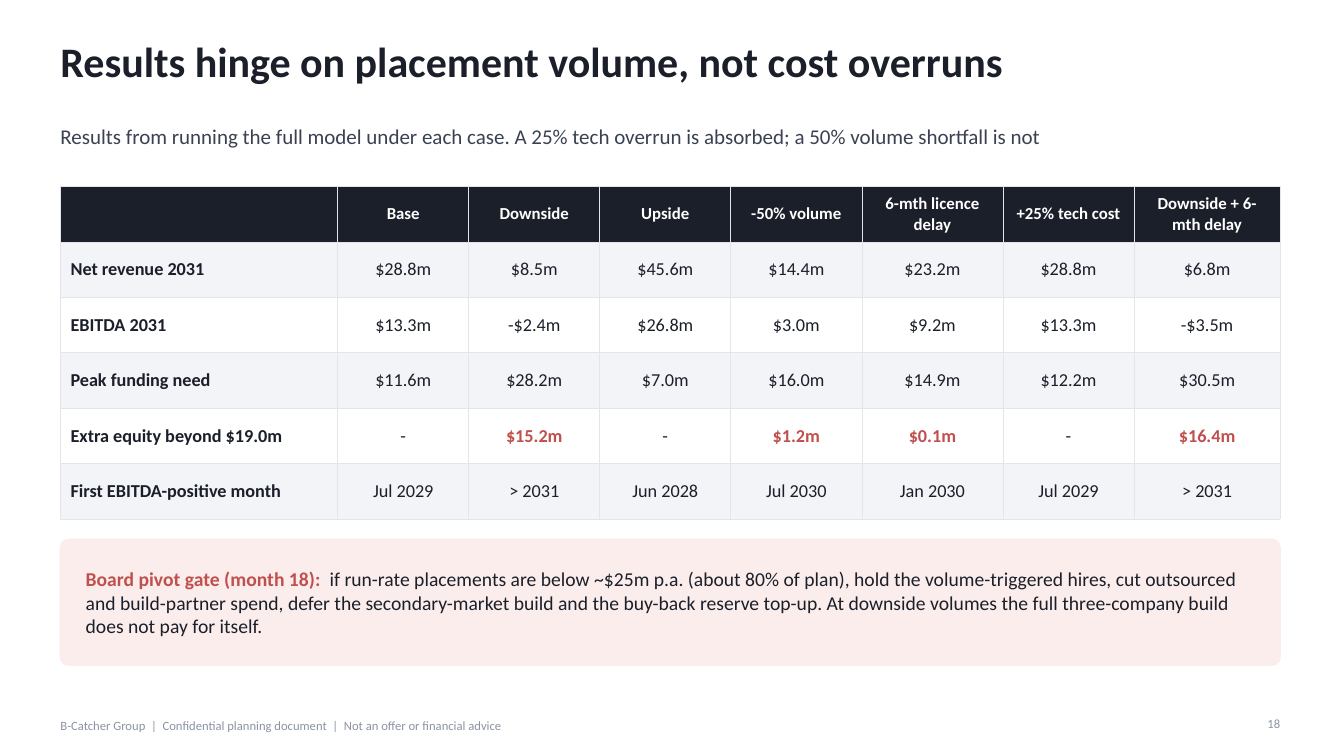
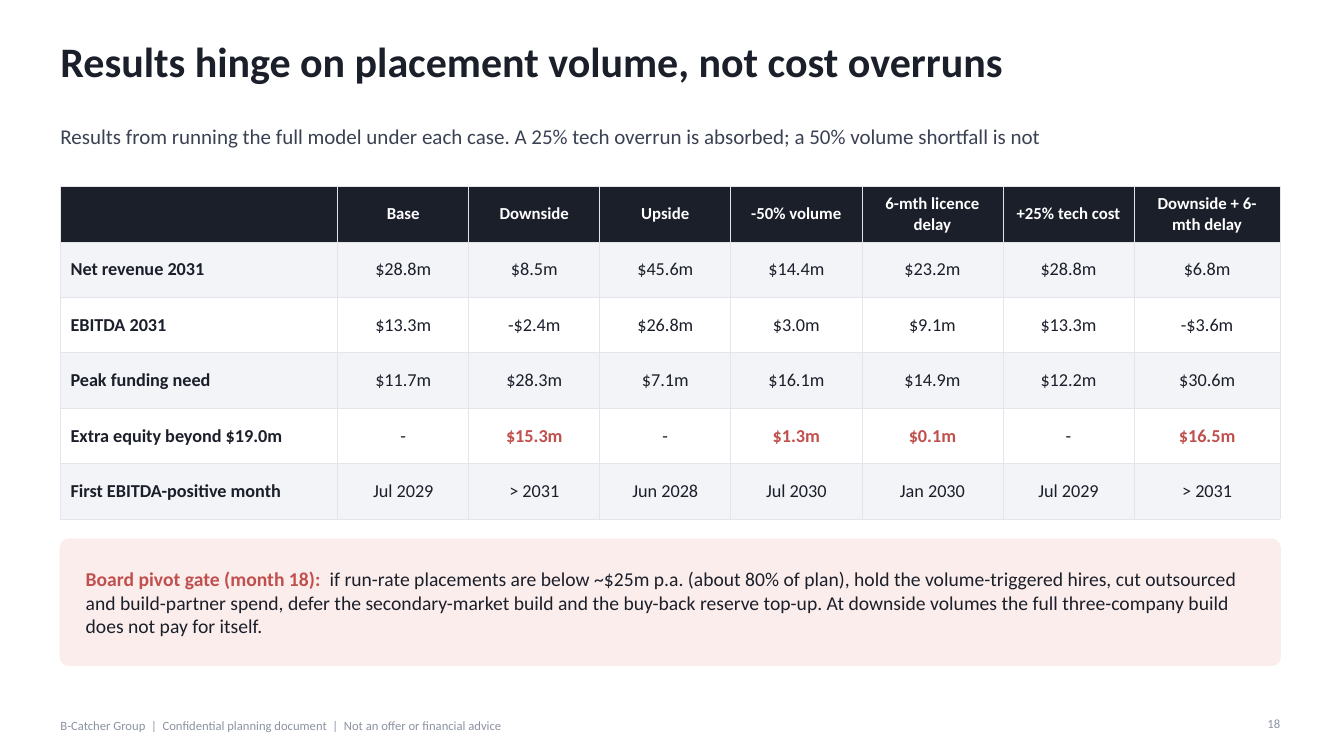
Before and after one commit to SimonQTangible/github-slideshow, a slide deck: slide 18 of bcatcher-group/BCatcher_Group_Investor_Deck_v10.pptx. Drawn at 1344x756 pixels with LibreOffice and Linux fonts; fonts in the diff are those of the drawing. Boxes give left, top, right and bottom in pixels: in the first picture for what was removed or moved away, otherwise in the second. Text is boxed around its words. In the diff, an @@ line names an element or a change of style, - is before the commit and + after.

```diff
--- a/bcatcher-group/BCatcher_Group_Investor_Deck_v10.pptx
+++ b/bcatcher-group/BCatcher_Group_Investor_Deck_v10.pptx
@@ table at (60, 187, 1280, 504) @@
-row 3, column 6: $9.2m
+row 3, column 6: $9.1m
-row 3, column 8: -$3.5m
+row 3, column 8: -$3.6m
-row 4: Peak funding need | $11.6m | $28.2m | $7.0m | $16.0m | $14.9m | $12.2m | $30.5m
+row 4: Peak funding need | $11.7m | $28.3m | $7.1m | $16.1m | $14.9m | $12.2m | $30.6m
-row 5: Extra equity beyond $19.0m | - | $15.2m | - | $1.2m | $0.1m | - | $16.4m
+row 5: Extra equity beyond $19.0m | - | $15.3m | - | $1.3m | $0.1m | - | $16.5m
```
Also in this commit, not shown: 5 other slides changed, 29 other files.
